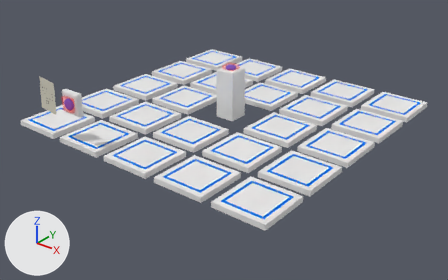
Renders of the Blender file blender_models/Machines/Plate.blend from each side of a commit.
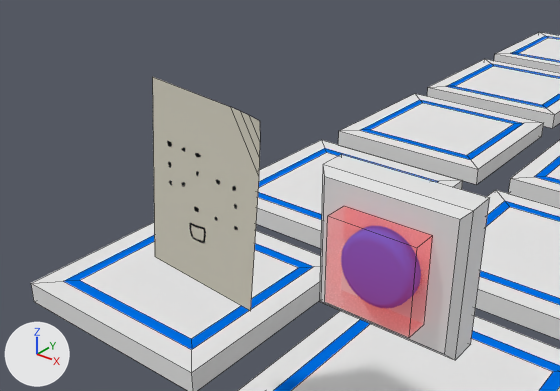
Each version appears first whole from a 50 mm camera at (7.06, -9.03, 5.01) aimed at (0.24, -0.52, -0.27), and next in a close-up from a 50 mm camera at (-0.19, -4.51, 1.96) aimed at (-1.43, -2.97, 1.0). The axes (+X, +Y, +Z) are drawn at lower left. The lights are the same throughout. The close-ups show mesh edges as thin lines.

In view in the first close-up: 'IN', 'Instructions', 'PanelRetry', 'Plate_1_1', 'Plate_1_2', 'Plate_1_3', 'Plate_1_4', 'Plate_1_5', 'Plate_2_3', 'Plate_2_4', 'Plate_2_5'.
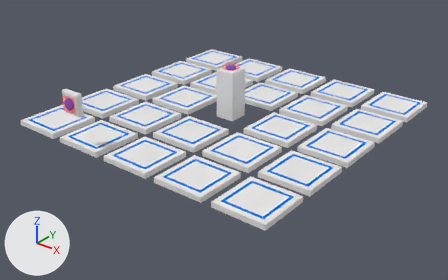
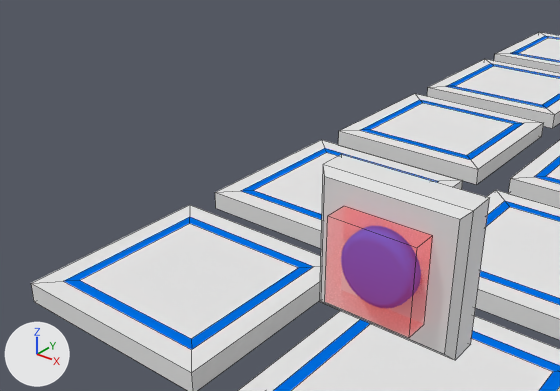
Boxes [x1, y1, x2, y2] around the edits, measured in the close-ups (560 x 391 px):
'Instructions', deleted: before [152, 77, 260, 311]

The change in detail:
Object 'Instructions' (ob_instructions) is deleted.
